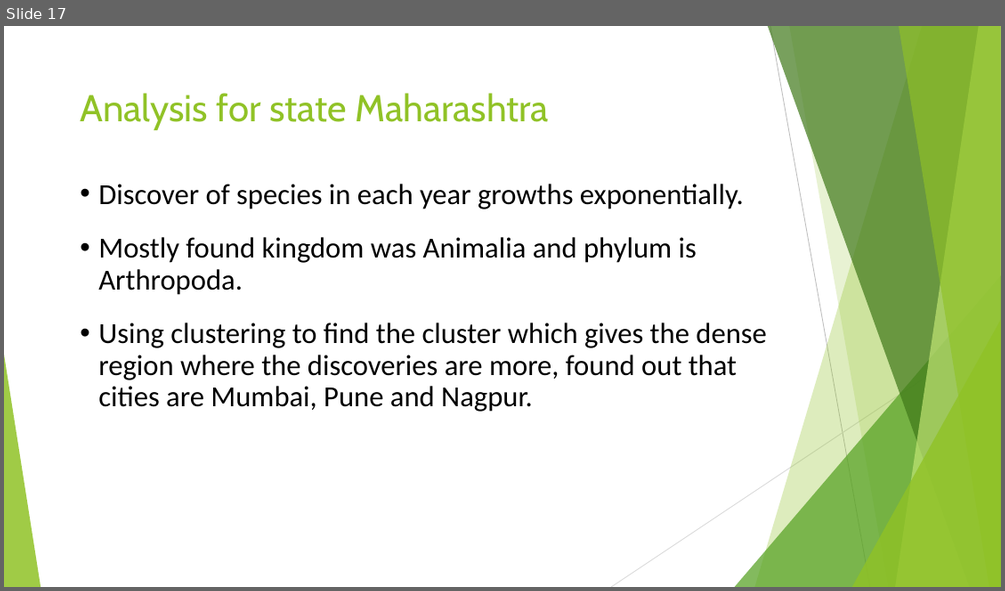
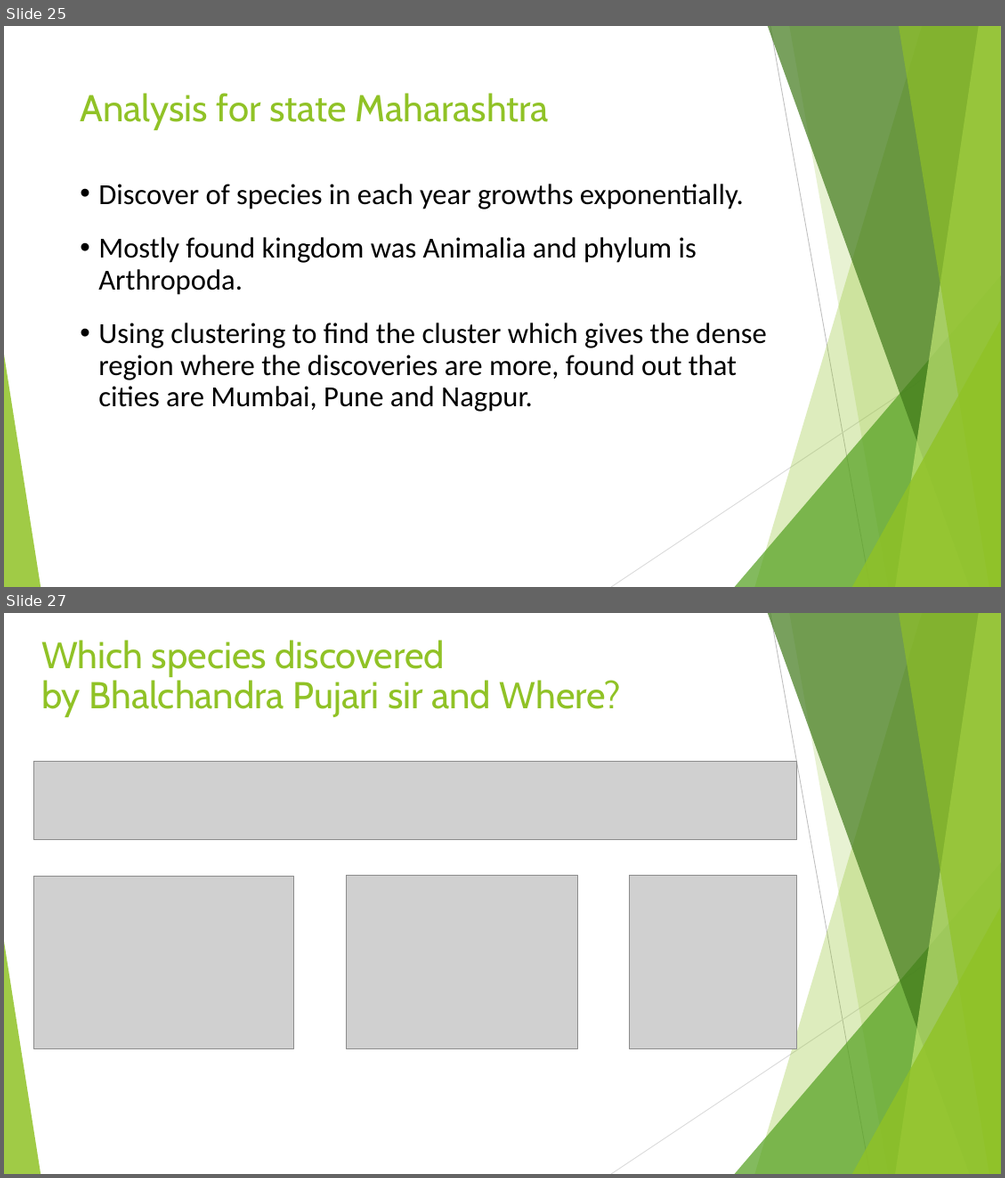
Before and after one commit to kunalgokhe/Analysis-on-observation-of-species, a slide deck: Presentation.pptx. Shown one above the other, each under a label of ours: slide 17 before the commit, slides 25 and 27 after it; the slides between them are not shown. The pictures are 1005x591 and 1005x1178 pixels, drawn with LibreOffice and Linux fonts; fonts in the diff are those of the drawing; grey boxes stand for pictures. Boxes give left, top, right and bottom in pixels: in the first picture for what was removed or moved away, otherwise in the second. Text is boxed around its words. In the diff, an @@ line names an element or a change of style, - is before the commit and + after.

```diff
--- a/Presentation.pptx
+++ b/Presentation.pptx
@@ slide 27 added at bbox=[4, 613, 1001, 1174], background #FFFFFF; not listed: 10 template elements that a slide beside it also shows @@
@@ title added at bbox=[41, 640, 622, 717], 36 pt, text #90C226 @@
+Which species discovered
+by Bhalchandra Pujari sir and Where?
@@ picture added at bbox=[34, 761, 797, 840] @@
@@ picture added at bbox=[34, 876, 294, 1048] @@
@@ picture added at bbox=[346, 876, 577, 1048] @@
@@ picture added at bbox=[630, 876, 797, 1048] @@
@@ what was slide 17 is now slide 25 @@
```
Also in this commit, not shown: 4 slides changed, 1 other slide added, 1 other file.
